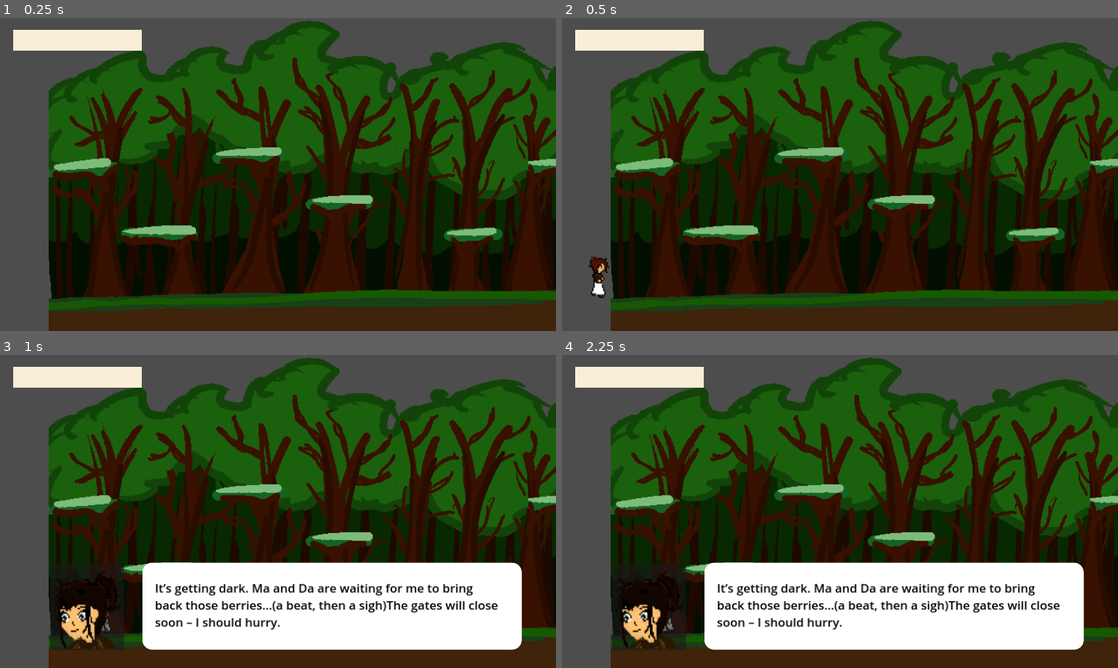
Above: before the commit, frames 1-4 (two rows, left to right).
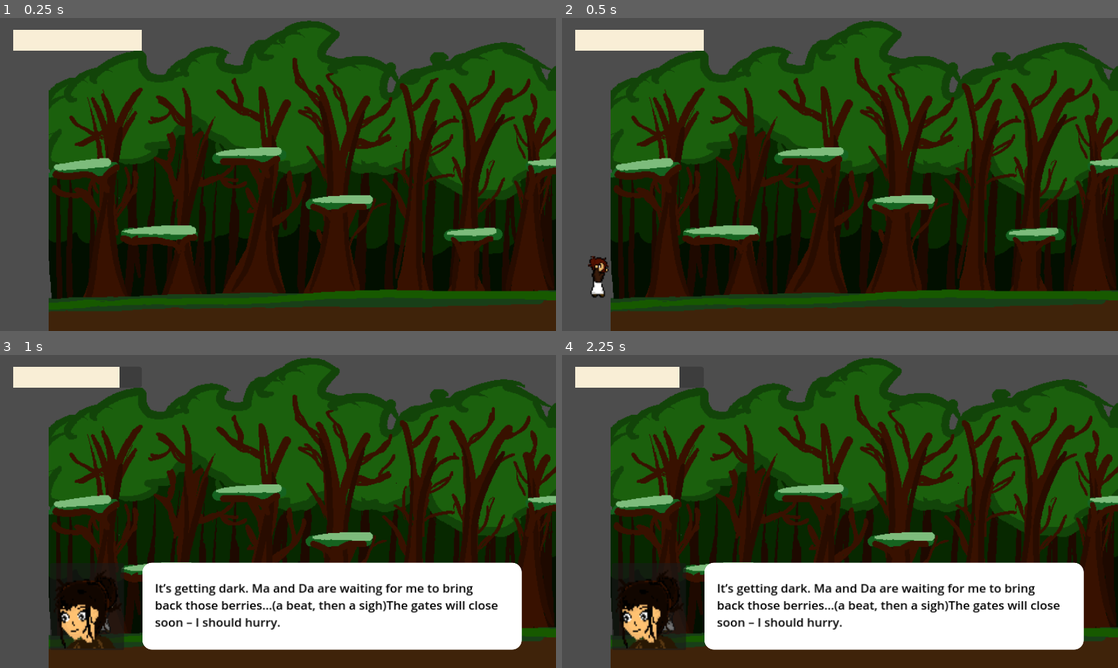
Above: after the commit, the same moments.

Repository: steve8D/Team12GameDev
Game: Godot game, scene res://scenes/prologue.tscn
Two runs of this game, one before a commit and one after it. Both use one fixed random seed, a clock stepped at 60 frames per second and the inputs below.
Inputs:
- Up to frame 1 (0.25 s): no input
- Up to frame 2 (0.5 s): no input
- Up to frame 3 (1 s): hold D (move_right) from 0.53 s (still down); hold Shift (sprint) from 0.53 s (still down); tap W (jump_up) at 0.77, 0.8 s
- Up to frame 4 (2.25 s): tap W (jump_up) at 1.07, 1.35, 1.52, 1.82 s; release Shift (sprint) at 1.28 s; tap Shift (sprint) at 1.55 s; tap Enter at 2 s; release D (move_right) at 2.03 s; hold A (move_left) from 2.03 s (still down); hold W (jump_up) from 2.03 s (still down); tap Space (close_dialogue) at 2.1 s

Frame 1 is identical in both runs. In frame 2, 0.2% of the frame differs, in the area x 4-9%, y 76-90%; in frame 3, 0.3%; in frame 4, 0.3%, in the area x 18-26%, y 3-89%.

Commit message:
Working progress on player movement and animation

Diff:
--- a/assets/sprites/player/farren.tres
+++ b/assets/sprites/player/farren.tres
@@ -1,29 +1,45 @@
-[gd_resource type="SpriteFrames" load_steps=8 format=3 uid="uid://cj1i027jpplmp"]
+[gd_resource type="SpriteFrames" load_steps=12 format=3 uid="uid://mscqk7s1lcso"]
 
-[ext_resource type="Texture2D" uid="uid://dsom84r4m8e6w" path="res://assets/sprites/player/farren_sheet_1.png" id="1_3akqk"]
+[ext_resource type="Texture2D" uid="uid://dsom84r4m8e6w" path="res://assets/sprites/player/farren_sheet_1.png" id="1_lm1ec"]
 
 [sub_resource type="AtlasTexture" id="AtlasTexture_x7sib"]
-atlas = ExtResource("1_3akqk")
+atlas = ExtResource("1_lm1ec")
 region = Rect2(1, 0, 25, 37)
 
 [sub_resource type="AtlasTexture" id="AtlasTexture_dkl55"]
-atlas = ExtResource("1_3akqk")
+atlas = ExtResource("1_lm1ec")
 region = Rect2(27, 0, 25, 37)
 
+[sub_resource type="AtlasTexture" id="AtlasTexture_e64qf"]
+atlas = ExtResource("1_lm1ec")
+region = Rect2(0, 76, 26, 38)
+
+[sub_resource type="AtlasTexture" id="AtlasTexture_ifngb"]
+atlas = ExtResource("1_lm1ec")
+region = Rect2(26, 76, 26, 38)
+
+[sub_resource type="AtlasTexture" id="AtlasTexture_465jt"]
+atlas = ExtResource("1_lm1ec")
+region = Rect2(52, 76, 26, 38)
+
+[sub_resource type="AtlasTexture" id="AtlasTexture_bixn5"]
+atlas = ExtResource("1_lm1ec")
+region = Rect2(78, 76, 26, 38)
+
 [sub_resource type="AtlasTexture" id="AtlasTexture_1r5vr"]
-atlas = ExtResource("1_3akqk")
+atlas = ExtResource("1_lm1ec")
 region = Rect2(27, 38, 25, 37)
 
 [sub_resource type="AtlasTexture" id="AtlasTexture_djmy4"]
-atlas = ExtResource("1_3akqk")
+atlas = ExtResource("1_lm1ec")
 region = Rect2(1, 38, 25, 37)
 
 [sub_resource type="AtlasTexture" id="AtlasTexture_bhghp"]
-atlas = ExtResource("1_3akqk")
+atlas = ExtResource("1_lm1ec")
 region = Rect2(79, 38, 25, 37)
 
 [sub_resource type="AtlasTexture" id="AtlasTexture_dsc87"]
-atlas = ExtResource("1_3akqk")
+atlas = ExtResource("1_lm1ec")
 region = Rect2(53, 38, 25, 37)
 
 [resource]
@@ -39,7 +55,19 @@
 "name": &"default",
 "speed": 5.0
 }, {
-"frames": [],
+"frames": [{
+"duration": 1.2,
+"texture": SubResource("AtlasTexture_e64qf")
+}, {
+"duration": 1.2,
+"texture": SubResource("AtlasTexture_ifngb")
+}, {
+"duration": 1.2,
+"texture": SubResource("AtlasTexture_465jt")
+}, {
+"duration": 1.2,
+"texture": SubResource("AtlasTexture_bixn5")
+}],
 "loop": true,
 "name": &"jumping",
 "speed": 5.0
--- a/scenes/prologue.tscn
+++ b/scenes/prologue.tscn
@@ -139,7 +139,6 @@
 position = Vector2(75.3804, -8.41309)
 scale = Vector2(2.50136, 2.50136)
 sprite_frames = ExtResource("4_6rubt")
-animation = &"running"
 
 [node name="ToolTip1" type="Label" parent="."]
 visible = false
--- a/scripts/gameplay/player_movement.gd
+++ b/scripts/gameplay/player_movement.gd
@@ -1,74 +1,105 @@
 extends CharacterBody2D
 
+enum MOVE_SET {SPRINTING=1, WALKING=2, JUMPING=3, STANDING=4}
+
+# Character Move Speed Settings
 const SPEED = 200.0
-const JUMP_VELOCITY = -600.0
-const SPRINT_SPEED = 400.0
+const JUMP_VELOCITY = -530.0
+const DROP_VELOCITY = 400
+const SPRINT_SPEED = 500.0
 
+# Character Stamina Settings
 const RUNNING_STAMINA_COST = 50
-const STAMINA_RECOVERY_RATE = 100
+const STAMINA_RECOVERY_RATE = 20
 const JUMP_STAMINA_COST = 20
 
+# File variables
 var stamina = 100
-var sprinting = false
+var state = MOVE_SET.STANDING
 signal staminaValue(value)
 var gravity = ProjectSettings.get_setting("physics/2d/default_gravity")
-@onready var healthBar = $StaminaBar
 @onready var _animation_player = $AnimatedSprite2D
 
 func _physics_process(delta):
-	var direction = Input.get_axis("move_left", "move_right")
-	handle_vertical_movement(delta)
-	handle_lateral_movement(delta)
+	var direction = Input.get_vector("move_left", "move_right", "jump_up", "jump_down")
+	handle_vertical_movement(direction, delta)
+	handle_lateral_movement(direction, delta)
 	check_for_sprint()
 	handle_sprint(direction, delta)
 	move_and_slide()
-	move_animation(direction)
 
-func move_animation(direction):
-	if direction < 0:
-		_animation_player.play("running")
+func _on_sprint_timer_timeout():
+	state = MOVE_SET.WALKING
+	# set timer for cooldown
+
+# Helper functions
+func check_for_sprint():
+	if Input.is_action_pressed("sprint") and is_on_floor() and stamina >= 0:
+		state = MOVE_SET.SPRINTING
+
+	if Input.is_action_just_released("sprint") or stamina <= 0:
+		state = MOVE_SET.WALKING
+
+func handle_sprint(direction, delta):
+	if state == MOVE_SET.SPRINTING and direction:
+		velocity.x = direction.x * SPRINT_SPEED
+		stamina -= delta * RUNNING_STAMINA_COST
+		staminaValue.emit(stamina)
+		process_animation()
+	else:
+		if stamina <= 100:
+			state == MOVE_SET.WALKING
+			stamina += delta * STAMINA_RECOVERY_RATE
+			staminaValue.emit(stamina)
+
+func handle_vertical_movement(direction, delta):
+	# Add the gravity.
+	if not is_on_floor():
+		state = MOVE_SET.JUMPING
+		velocity.y += gravity * delta
+		process_animation()
+
+	# Handle Jump.
+	if direction.y < 0 and is_on_floor():
+		state = MOVE_SET.JUMPING
+		process_animation()
+		if state == MOVE_SET.SPRINTING:
+			velocity.x = direction.x * SPRINT_SPEED
+		velocity.y = JUMP_VELOCITY
+		stamina -= JUMP_STAMINA_COST
+
+	# Handle drop from platform
+	if direction.y > 0 and not is_on_floor():
+		state = MOVE_SET.JUMPING
+		process_animation()
+		velocity.y = DROP_VELOCITY
+
+func handle_lateral_movement(direction, delta):
+	if direction.x:
+		if is_on_floor():
+			state = MOVE_SET.WALKING
+		velocity.x = direction.x * SPEED
+		process_animation()
+	else:
+		if is_on_floor():
+			state = MOVE_SET.STANDING
+		velocity.x = move_toward(velocity.x, 0, 20)
+		process_animation()
+
+func process_animation():
+	if velocity.x < 0:
 		_animation_player.flip_h = false
 	else:
 		_animation_player.flip_h = true
 
-func _on_sprint_timer_timeout():
-	sprinting = false
-
-# Helper functions
-func check_for_sprint():
-	if Input.is_action_just_pressed("sprint") and is_on_floor() and stamina >= 0:
-		sprinting = true
-
-	if Input.is_action_just_released("sprint") or stamina <= 0:
-		sprinting = false
-
-func handle_sprint(direction, delta):
-	if sprinting:
-		velocity.x = direction * SPRINT_SPEED
-		stamina -= delta * RUNNING_STAMINA_COST
-		staminaValue.emit(stamina)
+	if state == MOVE_SET.SPRINTING:
+		_animation_player.play("running")
+		_animation_player.speed_scale = 1.5
+	elif state == MOVE_SET.WALKING:
+		_animation_player.play("running")
+		_animation_player.speed_scale = 1.0
+	elif state == MOVE_SET.JUMPING:
+		# play animation once
+		_animation_player.play("jumping")
 	else:
-		if stamina <= 100:
-			stamina += delta * STAMINA_RECOVERY_RATE
-			staminaValue.emit(stamina)
-
-func handle_vertical_movement(delta):
-	# Add the gravity.
-	if not is_on_floor():
-		velocity.y += gravity * delta
-	# Handle Jump.
-	if Input.is_action_pressed("jump_up") and is_on_floor():
-		velocity.y = JUMP_VELOCITY
-		stamina -= JUMP_STAMINA_COST
-
-	# Handle drop from platform
-	if Input.is_action_pressed("jump_down") and not is_on_floor():
-		velocity.y = -JUMP_VELOCITY
-
-func handle_lateral_movement(delta):
-	var direction = Input.get_axis("move_left", "move_right")
-
-	if direction:
-		velocity.x = direction * SPEED
-	else:
-		velocity.x = move_toward(velocity.x, 0, SPEED)
+		_animation_player.play("default")
Not shown: 1 places in scenes/prologue.tscn that only renumber resources
